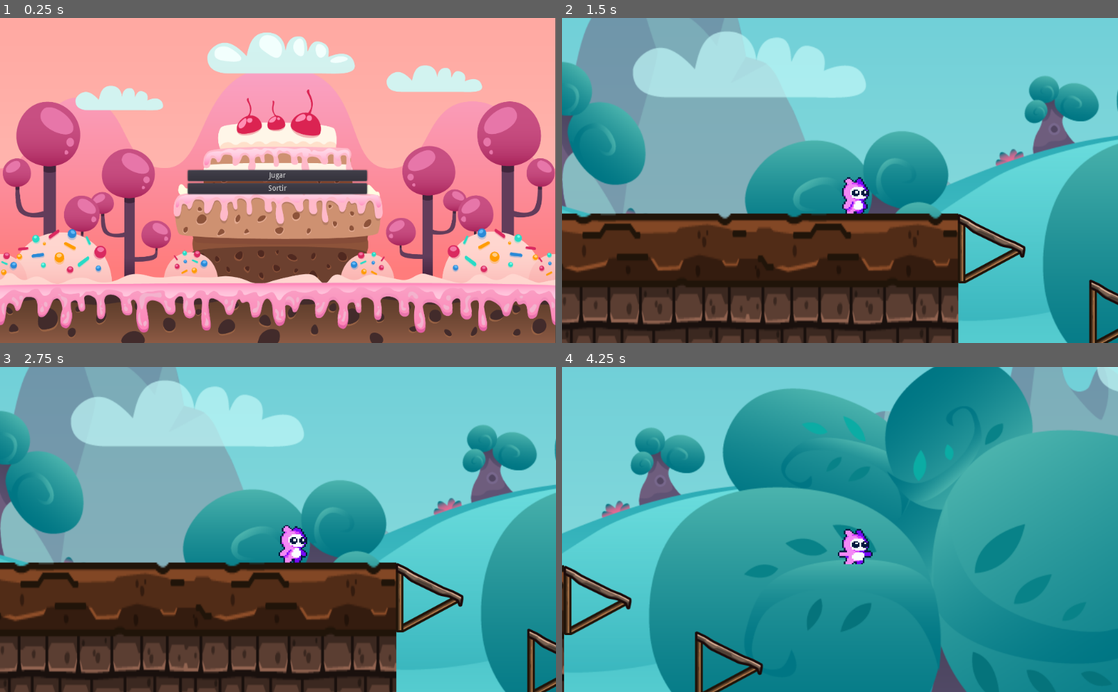
Above: before the commit, frames 1-4 (two rows, left to right).
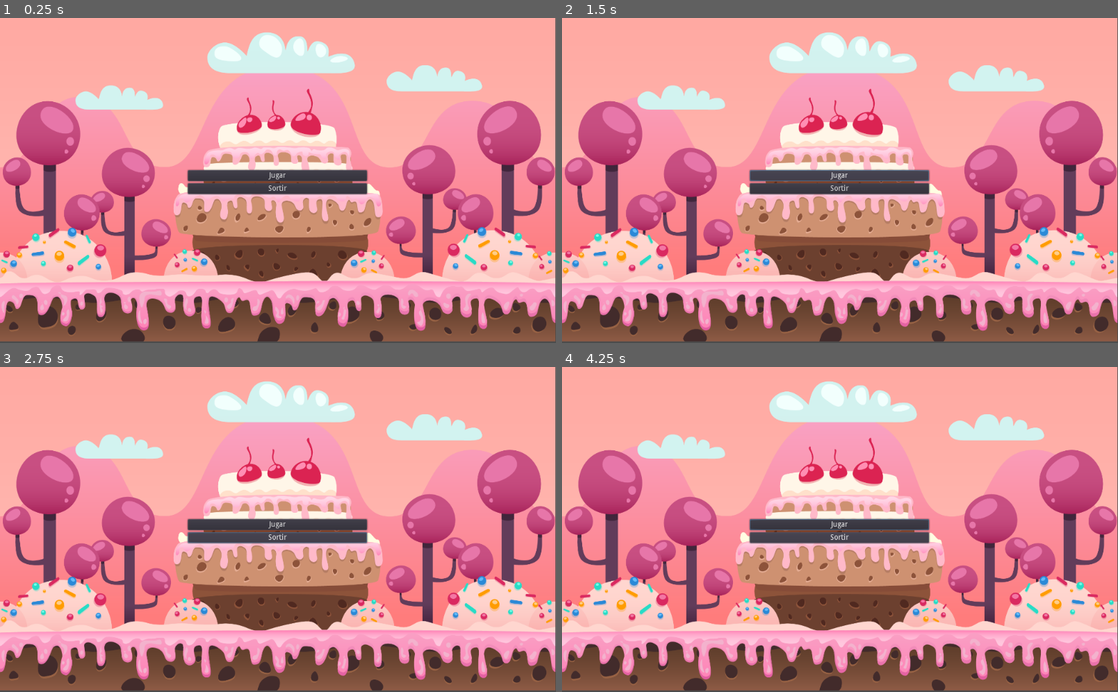
Above: after the commit, the same moments.

Repository: nelsueroo/ProgramersExito
Game: Godot game, scene res://Escenes/EscenaPrincipal.tscn
Two runs of this game, one before a commit and one after it. Both use one fixed random seed, a clock stepped at 60 frames per second and the inputs below.
Inputs (mouse positions are in pixels of both pictures, inside the frame that each line leads up to):
- Up to frame 1 (0.25 s): no input
- Up to frame 2 (1.5 s): click "Jugar" at 0.5 s; click (840, 174) at 1.25 s, where only the run after the commit has a clickable "Jugar"
- Up to frame 3 (2.75 s): click (278, 536) at 2 s, where only the run after the commit has a clickable "Sortir"
- Up to frame 4 (4.25 s): hold Right (ui_right) from 2.78 s (still down); tap Space (salta) at 3.02, 3.77 s

The runs differ from the first frame. In frame 1, 8.1% of the frame differs, in the area x 0-100%, y 7-100%; in frame 2, 97%; in frame 3, 97%; in frame 4, 100%, in the area x 0-100%, y 0-100%.

Commit message:
canvis nivell1

Diff:
--- a/Escenes/EscenaPrincipal.tscn
+++ b/Escenes/EscenaPrincipal.tscn
@@ -8,13 +8,12 @@
 margin_top = 2.0
 margin_right = 1021.0
 margin_bottom = 600.0
-script = ExtResource( 1 )
 
 [node name="ParallaxBackground" type="ParallaxBackground" parent="."]
 
 [node name="PlatformerBackground1" type="Sprite" parent="."]
-position = Vector2( 509.5, 298.5 )
-scale = Vector2( 0.532812, 0.556482 )
+position = Vector2( 509.5, 296.5 )
+scale = Vector2( 0.532812, 0.552778 )
 texture = ExtResource( 2 )
 
 [node name="VBoxContainer" type="VBoxContainer" parent="."]
--- a/Escenes/Nivell1.tscn
+++ b/Escenes/Nivell1.tscn
@@ -1,16 +1,15 @@
-[gd_scene load_steps=6 format=2]
+[gd_scene load_steps=5 format=2]
 
 [ext_resource path="res://Escenes/TerraMadera.tscn" type="PackedScene" id=1]
 [ext_resource path="res://personatge/Personatge.tscn" type="PackedScene" id=2]
 [ext_resource path="res://Backgrounds/platformer_background_3/platformer_background_3.png" type="Texture" id=3]
 [ext_resource path="res://Escenes/Escalera.tscn" type="PackedScene" id=4]
-[ext_resource path="res://Escenes/MortTerra.tscn" type="PackedScene" id=5]
 
 [node name="Node2D" type="Node2D"]
 
 [node name="PlatformerBackground3" type="Sprite" parent="."]
-position = Vector2( 567.5, 238.501 )
-scale = Vector2( 1.41719, 1.50463 )
+position = Vector2( 567.5, 310.5 )
+scale = Vector2( 1.41719, 1.3713 )
 texture = ExtResource( 3 )
 
 [node name="Personatge" parent="." instance=ExtResource( 2 )]
@@ -18,8 +17,6 @@
 
 [node name="Camera2D" type="Camera2D" parent="Personatge"]
 current = true
-limit_left = -784
-limit_bottom = 1000
 
 [node name="TerraMadera" parent="." instance=ExtResource( 1 )]
 position = Vector2( 194, 251 )
@@ -27,16 +24,8 @@
 [node name="TerraMadera2" parent="." instance=ExtResource( 1 )]
 position = Vector2( -194, 251 )
 
-[node name="TerraMadera3" parent="." instance=ExtResource( 1 )]
-position = Vector2( -575, 251 )
-
 [node name="Escalera" parent="." instance=ExtResource( 4 )]
 position = Vector2( 417, 236 )
 
 [node name="Escalera2" parent="." instance=ExtResource( 4 )]
 position = Vector2( 659, 357 )
-
-[node name="MortTerra" parent="." instance=ExtResource( 5 )]
-position = Vector2( 717, 565 )
-
-[connection signal="body_entered" from="MortTerra" to="Personatge" method="_on_MortTerra_body_entered"]
Not shown: 1 places in Escenes/EscenaPrincipal.tscn that only renumber resources
